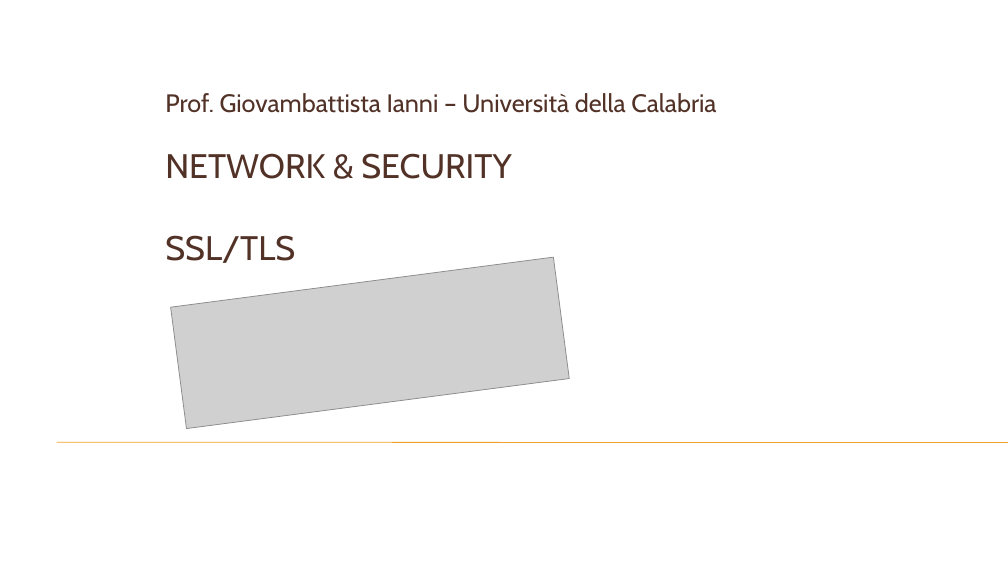
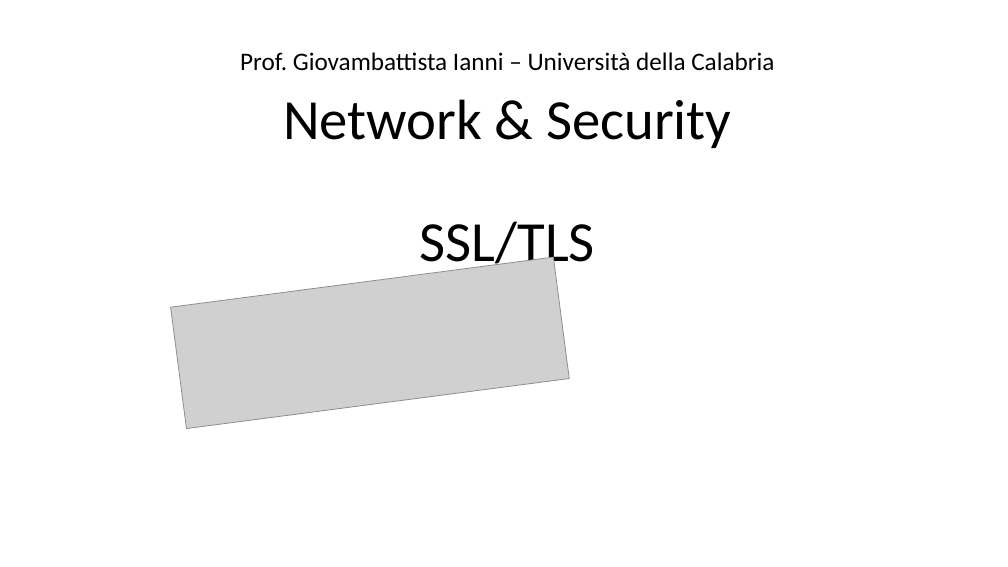
Before and after one commit to DeMaCS-UNICAL/NetworkSecurity, a slide deck: slide 1 of slides/SSL.pptx. Drawn at 1008x567 pixels with LibreOffice and Linux fonts; fonts in the diff are those of the drawing; grey boxes stand for pictures; background and template pictures are left out. Boxes give left, top, right and bottom in pixels: in the first picture for what was removed or moved away, otherwise in the second. Text is boxed around its words. In the diff, an @@ line names an element or a change of style, - is before the commit and + after.

```diff
--- a/slides/SSL.pptx
+++ b/slides/SSL.pptx
@@ subtitle "Prof. Giovambattista Ianni – Università ..." at (x1=240, y1=52, x2=774, y2=71): font Cabin to Calibri, text colour #523227 to #000000; alignment left to centre; line spacing 1 to 0.9; more space between paragraphs; vertical alignment bottom to top @@
@@ title "Network & Security SSL/TLS" at (x1=283, y1=99, x2=731, y2=275): vertical alignment top to bottom @@
@@ title at (x1=283, y1=99, x2=731, y2=275): text changed; size 32.4 to 54 pt; font Cabin to Calibri; text colour #523227 to #000000 @@
-NETWORK & SECURITY
-SSL/TLS
+Network & Security
+SSL/TLS
@@ line removed from (57, 442) to (1008, 442) @@
```
Also in this commit, not shown: 21 other slides changed, 3 slides added.
